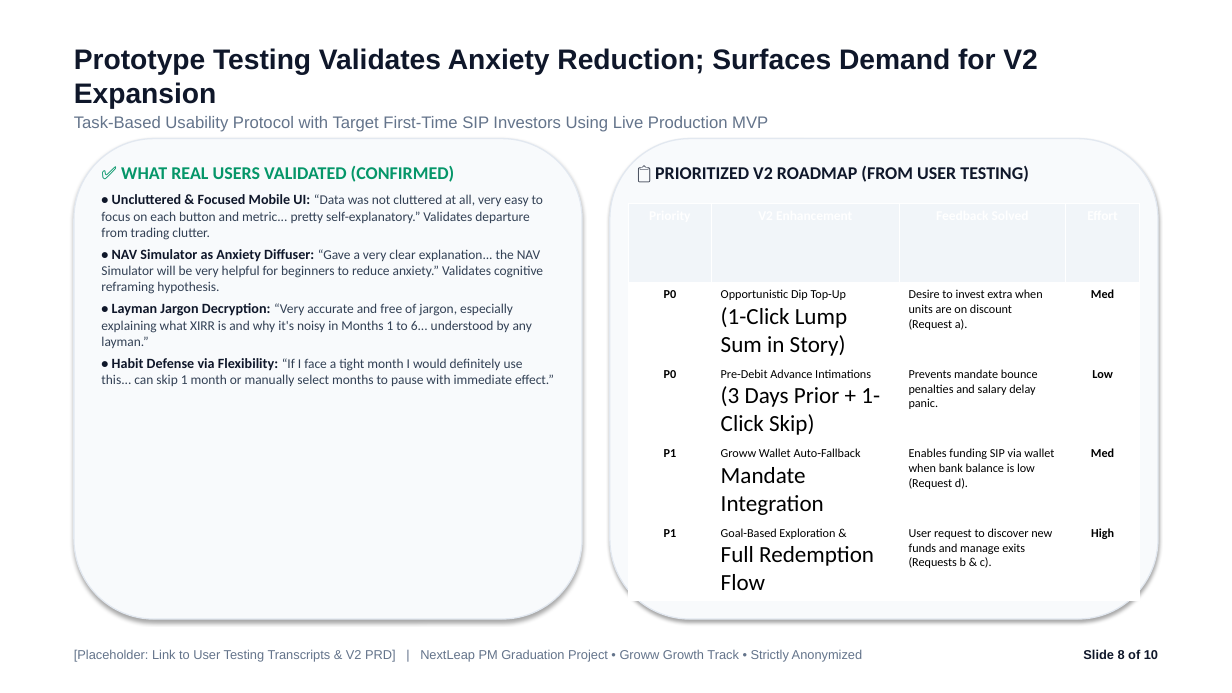
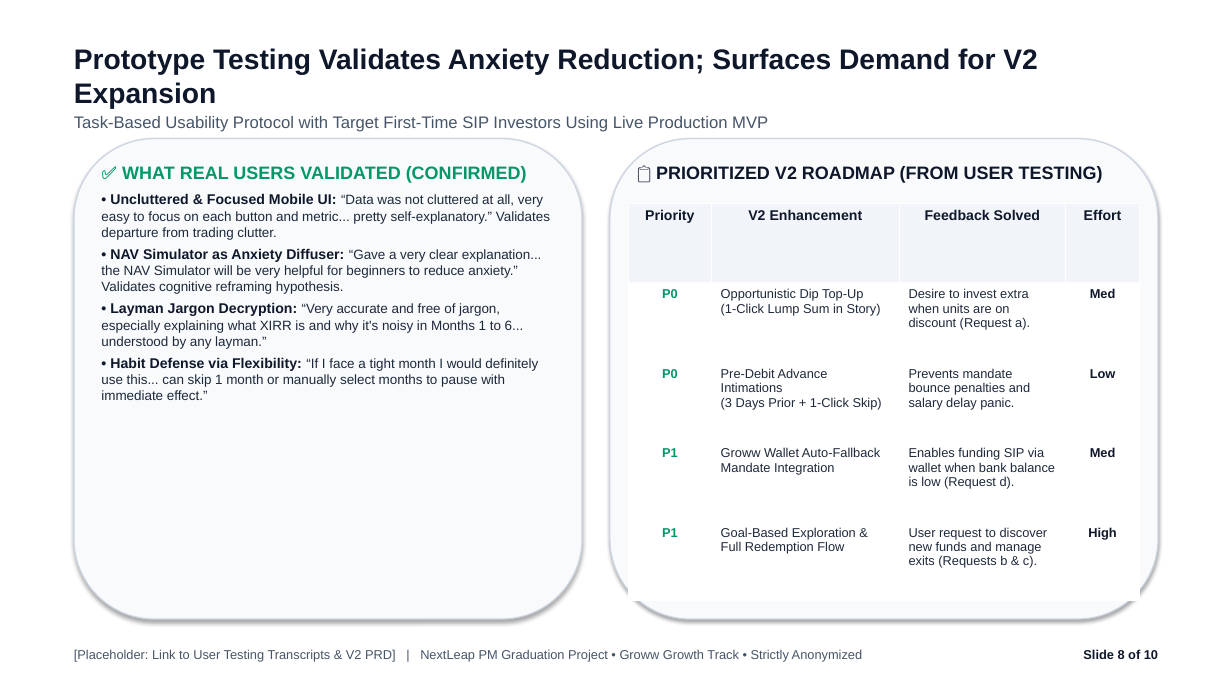
Before and after one commit to emilgeorgefranc95/NL_Grad_Proj_MVP_1, a slide deck: slide 8 of NL_Groww.pptx. Drawn at 1232x693 pixels with LibreOffice and Linux fonts; fonts in the diff are those of the drawing. Boxes give left, top, right and bottom in pixels: in the first picture for what was removed or moved away, otherwise in the second. Text is boxed around its words. In the diff, an @@ line names an element or a change of style, - is before the commit and + after.

Commit message:
Fix table text colors on Slide 8 and all other slides to ensure 100% visibility

```diff
--- a/NL_Groww.pptx
+++ b/NL_Groww.pptx
@@ text at [74,116,768,132]: text colour #64748B to #475569 in "Task-Based Usability Protocol with Target First-Time SIP ..." @@
@@ rounded rectangle at [74,139,582,619]: outline #E2E8F0 1 pt to #CBD5E1 1 pt @@
@@ rounded rectangle at [610,139,1158,619]: outline #E2E8F0 1 pt to #CBD5E1 1 pt @@
@@ text "✅ WHAT REAL USERS VALIDATED ..." at [101,166,550,400]: font Calibri to Arial; text colour #334155 to #1E293B in "“Data was not cluttered at all, very ...", "“Gave a very clear explanation... the NAV ...", "“Very accurate and free of jargon, especially ...", "“If I face a tight month I ..." @@
@@ text "📋 PRIORITIZED V2 ROADMAP (FROM ..." at [656,166,1103,183]: font Calibri to Arial @@
@@ table at [628,203,1140,601] @@
@@ size 10.5 to 11 pt, text colour #FFFFFF to #0F172A in "Priority", "V2 Enhancement", "Feedback Solved", "Effort" @@
@@ font Calibri to Arial @@
@@ size 9.5 to 10 pt in "P0", "Opportunistic Dip Top-Up", "Desire to invest extra when units are ...", "Med" and 12 more places @@
@@ text colour #000000 to #059669 in "P0", "P0", "P1", "P1" @@
@@ text colour #000000 to #1E293B in "Opportunistic Dip Top-Up", "(1-Click Lump Sum in Story)", "Desire to invest extra when units are ...", "Pre-Debit Advance Intimations" and 8 more places @@
@@ size 18 to 10 pt in "(1-Click Lump Sum in Story)", "(3 Days Prior + 1-Click Skip)", "Mandate Integration", "Full Redemption Flow" @@
@@ text colour #000000 to #0F172A in "Med", "Low", "Med", "High" @@
@@ text "[Placeholder: Link to User Testing ..." at [74,649,862,662]: text colour #64748B to #475569 @@
```
Also in this commit, not shown: 8 other slides changed, 1 other file.
